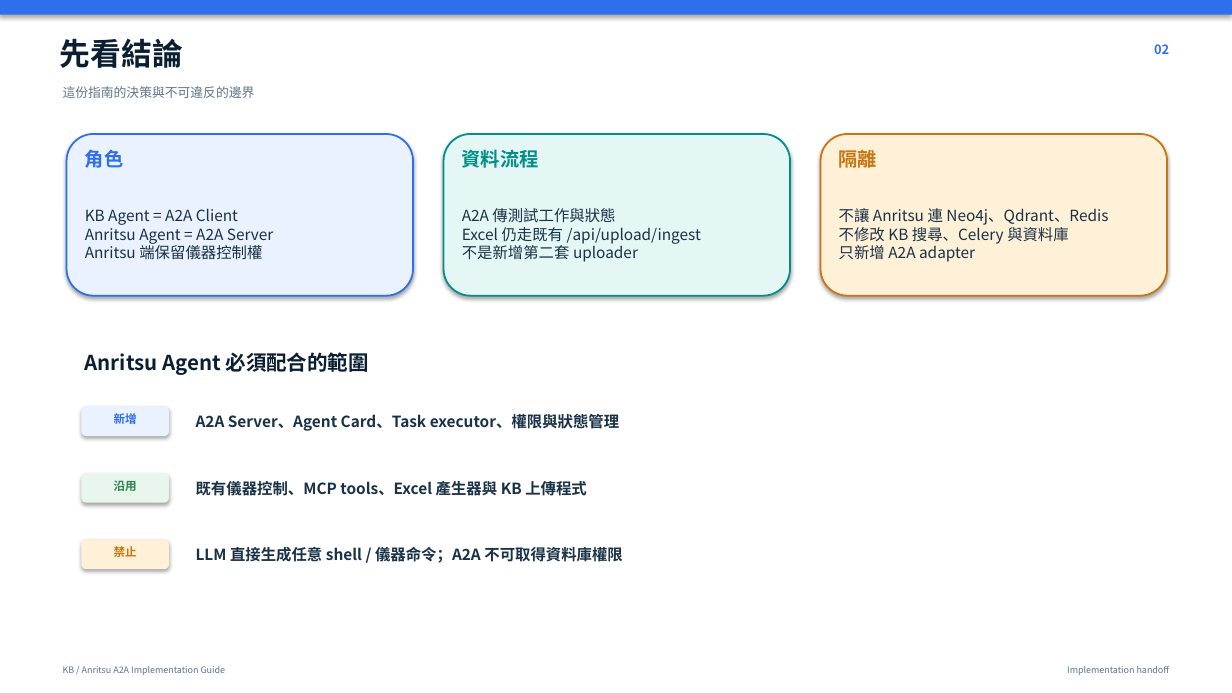
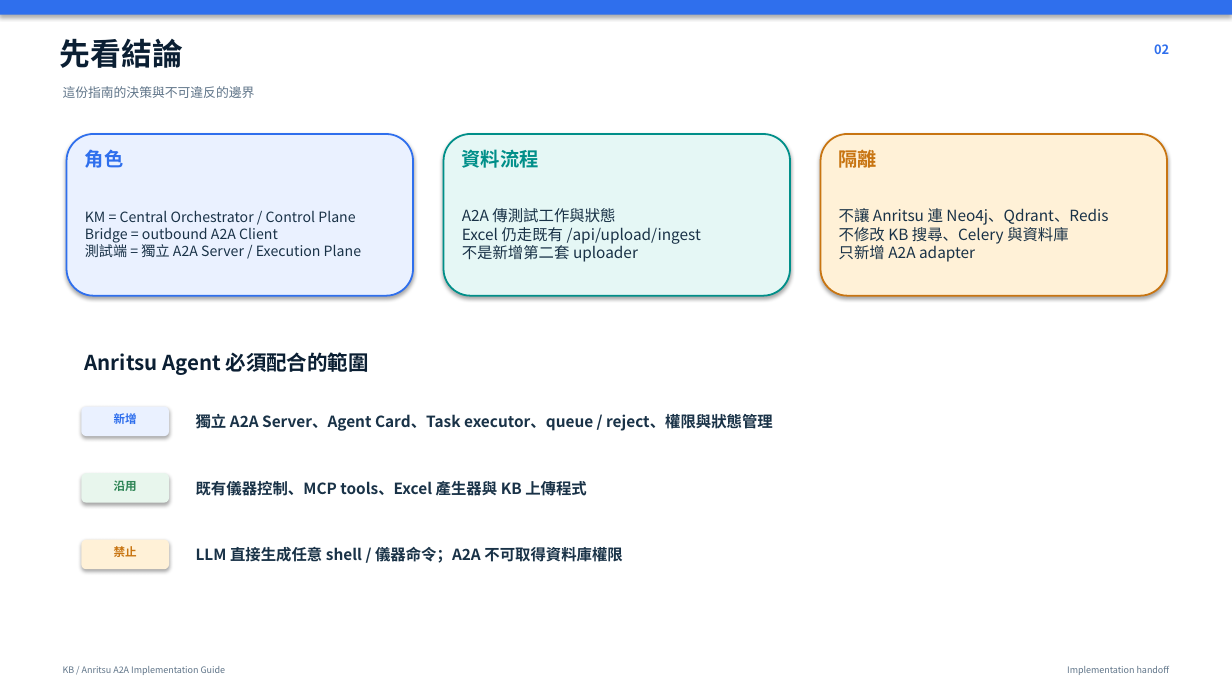
Before and after one commit to kyocarlos/knowledge-base-agent-source, a slide deck: slide 2 of ANRITSU_AGENT_A2A_IMPLEMENTATION_GUIDE.pptx. Drawn at 1232x693 pixels with LibreOffice and Linux fonts; fonts in the diff are those of the drawing. Boxes give left, top, right and bottom in pixels: in the first picture for what was removed or moved away, otherwise in the second. Text is boxed around its words. In the diff, an @@ line names an element or a change of style, - is before the commit and + after.

Commit message:
feat: add isolated KM A2A delegation bridge

```diff
--- a/ANRITSU_AGENT_A2A_IMPLEMENTATION_GUIDE.pptx
+++ b/ANRITSU_AGENT_A2A_IMPLEMENTATION_GUIDE.pptx
@@ text at (85,210,361,257): text changed; size 12 to 11 pt @@
-KB Agent = A2A Client
-Anritsu Agent = A2A Server
-Anritsu 端保留儀器控制權
+KM = Central Orchestrator / Control Plane
+Bridge = outbound A2A Client
+測試端 = 獨立 A2A Server / Execution Plane
@@ text at (196,414,773,431): text changed @@
-A2A Server、Agent Card、Task executor、權限與狀態管理
+獨立 A2A Server、Agent Card、Task executor、queue / reject、權限與狀態管理
```
Also in this commit, not shown: 13 other slides changed, 17 other files.
